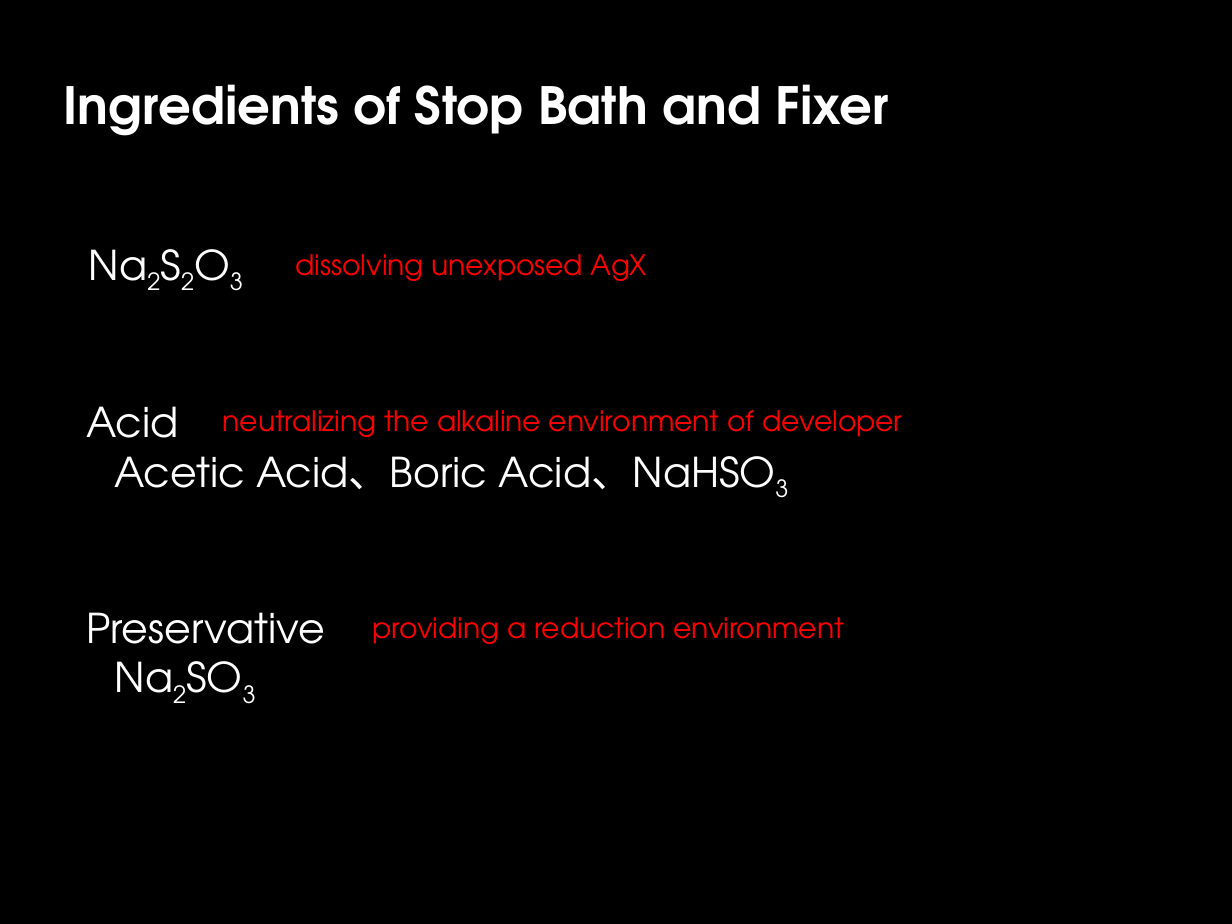
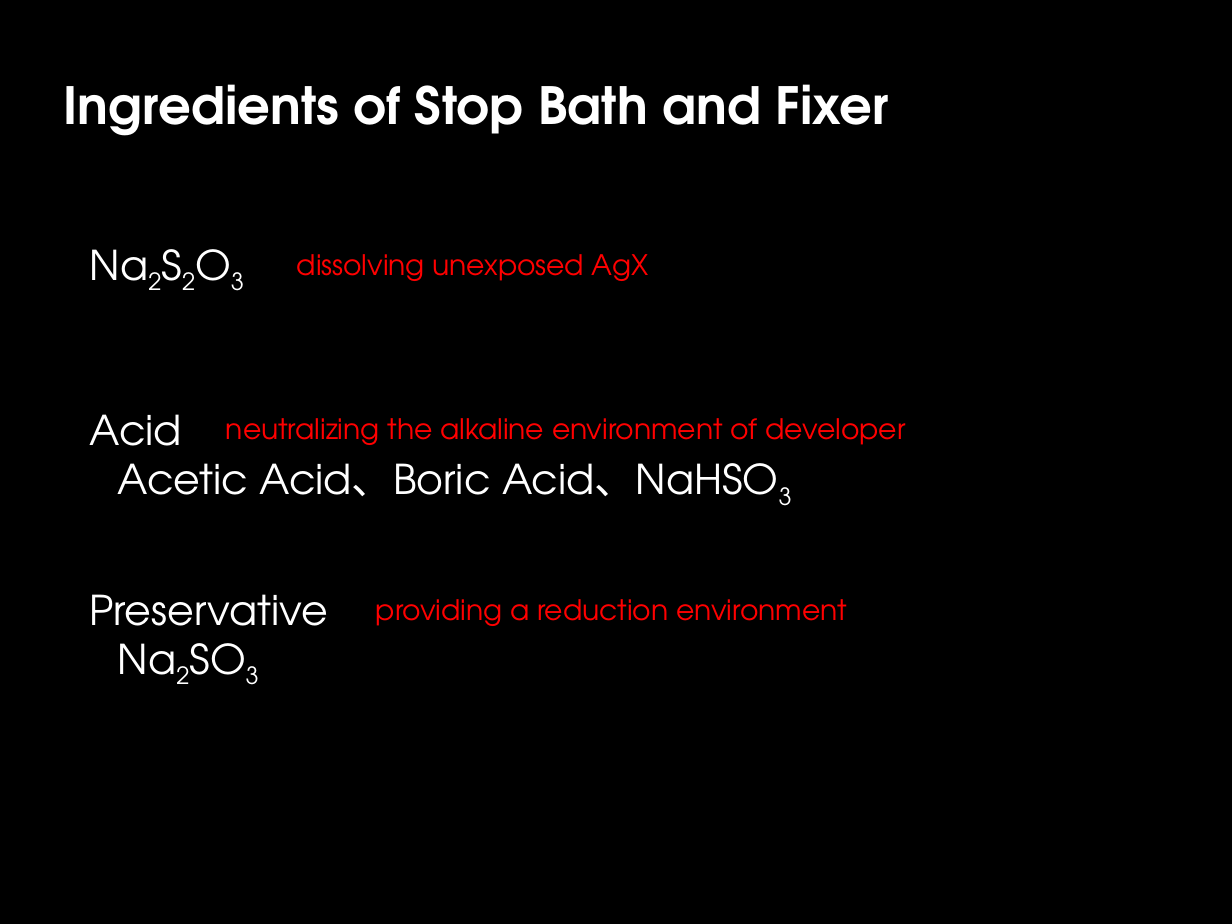
Before and after one commit to Dafrok/feeshy.github.io, a slide deck: slide 5 of photography/bnw_chem.ppsx. Drawn at 1232x924 pixels with LibreOffice and Linux fonts; fonts in the diff are those of the drawing. Boxes give left, top, right and bottom in pixels: in the first picture for what was removed or moved away, otherwise in the second. Text is boxed around its words. In the diff, an @@ line names an element or a change of style, - is before the commit and + after.

```diff
--- a/photography/bnw_chem.ppsx
+++ b/photography/bnw_chem.ppsx
@@ text "Acid": place and size @@
-text "Acid" at (86, 406, 178, 457)
+text "Acid" at (90, 414, 182, 465)
@@ text "neutralizing the alkaline environment of ...": place and size @@
-text "neutralizing the alkaline environment of ..." at (223, 410, 902, 437)
+text "neutralizing the alkaline environment of ..." at (226, 418, 906, 445)
@@ text "Acetic Acid、Boric Acid、NaHSO3": place and size @@
-text "Acetic Acid、Boric Acid、NaHSO3" at (114, 456, 776, 489)
+text "Acetic Acid、Boric Acid、NaHSO3" at (118, 463, 779, 496)
@@ text "Preservative": place and size @@
-text "Preservative" at (86, 612, 325, 663)
+text "Preservative" at (90, 594, 329, 644)
@@ text "providing a reduction environment": place and size @@
-text "providing a reduction environment" at (373, 617, 844, 644)
+text "providing a reduction environment" at (376, 599, 847, 626)
@@ text "Na2SO3": place and size @@
-text "Na2SO3" at (102, 646, 292, 707)
+text "Na2SO3" at (106, 627, 296, 689)
```
Also in this commit, not shown: 2 other slides changed.
